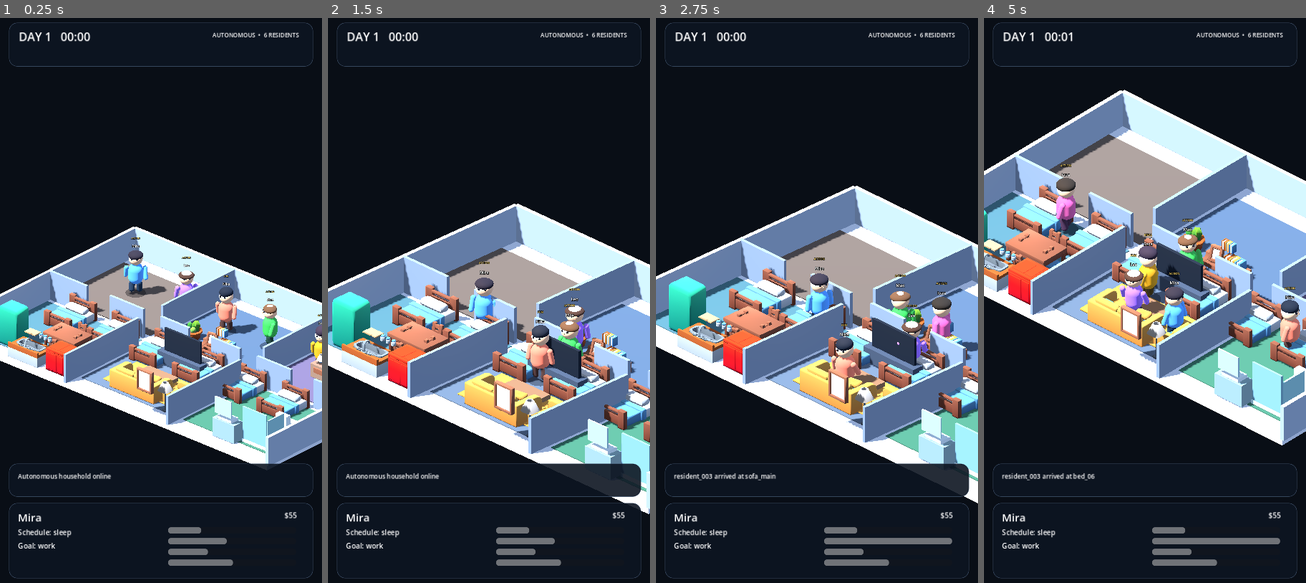
Above: before the commit, frames 1-4 (left to right).
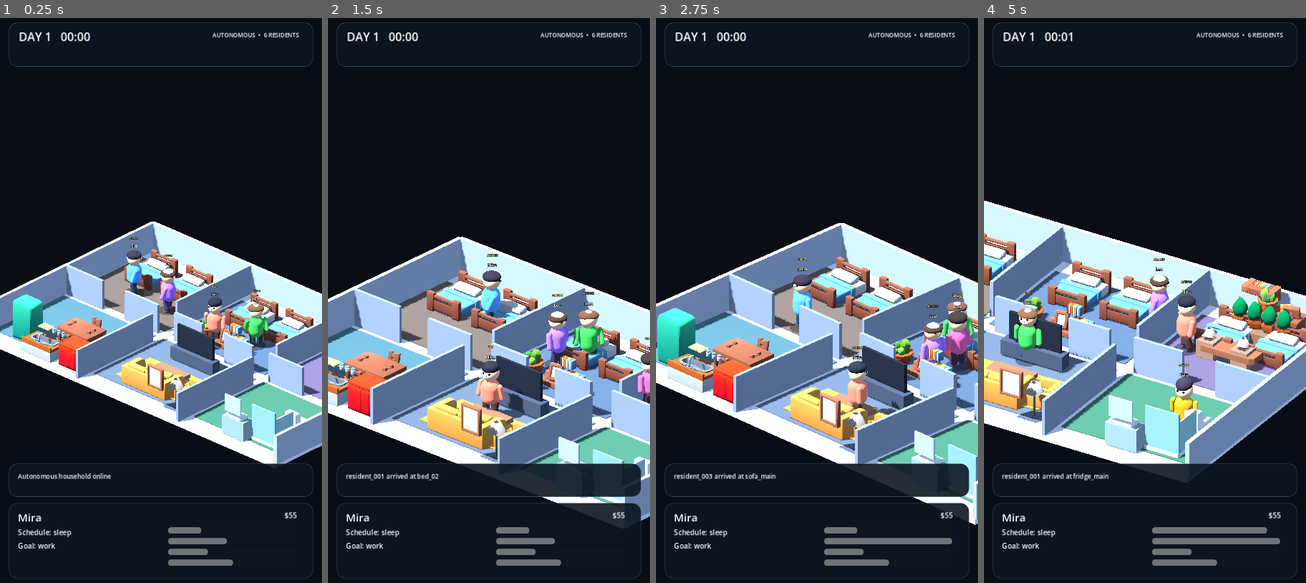
Above: after the commit, the same moments.

Repository: motomotoo2001-maker/lifebox-live
Game: Godot game, scene res://scenes/debug/visual_showcase.tscn
Same seed, same stepped clock (60 frames per second), same inputs: the game is played once before the commit and once after it. The project has no main scene, so this scene is started directly.
Inputs:
- Up to frame 1 (0.25 s): no input
- Up to frame 2 (1.5 s): no input
- Up to frame 3 (2.75 s): no input
- Up to frame 4 (5 s): no input

The runs differ from the first frame. In frame 1, 20% of the frame differs, in the area x 0-100%, y 36-81%; in frame 2, 35%; in frame 3, 37%; in frame 4, 55%, in the area x 0-100%, y 12-92%.

Commit message:
feat: reorganize household into three bedrooms and living zones

Diff:
--- a/scenes/world/household_blockout.tscn
+++ b/scenes/world/household_blockout.tscn
@@ -23,22 +23,22 @@
 [node name="Spawns" type="Node3D" parent="."]
 
 [node name="ResidentSpawn01" type="Marker3D" parent="Spawns"]
-position = Vector3(-6, 0, -3)
+position = Vector3(-6.35, 0, -1.45)
 
 [node name="ResidentSpawn02" type="Marker3D" parent="Spawns"]
-position = Vector3(-3.5, 0, -3)
+position = Vector3(-4.45, 0, -1.45)
 
 [node name="ResidentSpawn03" type="Marker3D" parent="Spawns"]
-position = Vector3(-1, 0, -3)
+position = Vector3(-0.95, 0, -1.45)
 
 [node name="ResidentSpawn04" type="Marker3D" parent="Spawns"]
-position = Vector3(1.5, 0, -3)
+position = Vector3(0.95, 0, -1.45)
 
 [node name="ResidentSpawn05" type="Marker3D" parent="Spawns"]
-position = Vector3(4, 0, -3)
+position = Vector3(4.45, 0, -1.45)
 
 [node name="ResidentSpawn06" type="Marker3D" parent="Spawns"]
-position = Vector3(6.5, 0, -3)
+position = Vector3(6.35, 0, -1.45)
 
 [node name="Destinations" type="Node3D" parent="."]
 
@@ -46,22 +46,22 @@
 position = Vector3(-6.5, 0, 3.5)
 
 [node name="Bed01" type="Marker3D" parent="Destinations"]
-position = Vector3(-6, 0, 1)
+position = Vector3(-6.35, 0, -3.15)
 
 [node name="Bed02" type="Marker3D" parent="Destinations"]
-position = Vector3(-3.75, 0, 1)
+position = Vector3(-4.45, 0, -3.15)
 
 [node name="Bed03" type="Marker3D" parent="Destinations"]
-position = Vector3(-1.5, 0, 1)
+position = Vector3(-0.95, 0, -3.15)
 
 [node name="Bed04" type="Marker3D" parent="Destinations"]
-position = Vector3(0.75, 0, 1)
+position = Vector3(0.95, 0, -3.15)
 
 [node name="Bed05" type="Marker3D" parent="Destinations"]
-position = Vector3(3, 0, 1)
+position = Vector3(4.45, 0, -3.15)
 
 [node name="Bed06" type="Marker3D" parent="Destinations"]
-position = Vector3(5.25, 0, 1)
+position = Vector3(6.35, 0, -3.15)
 
 [node name="Shower" type="Marker3D" parent="Destinations"]
 position = Vector3(6.5, 0, 3.5)
